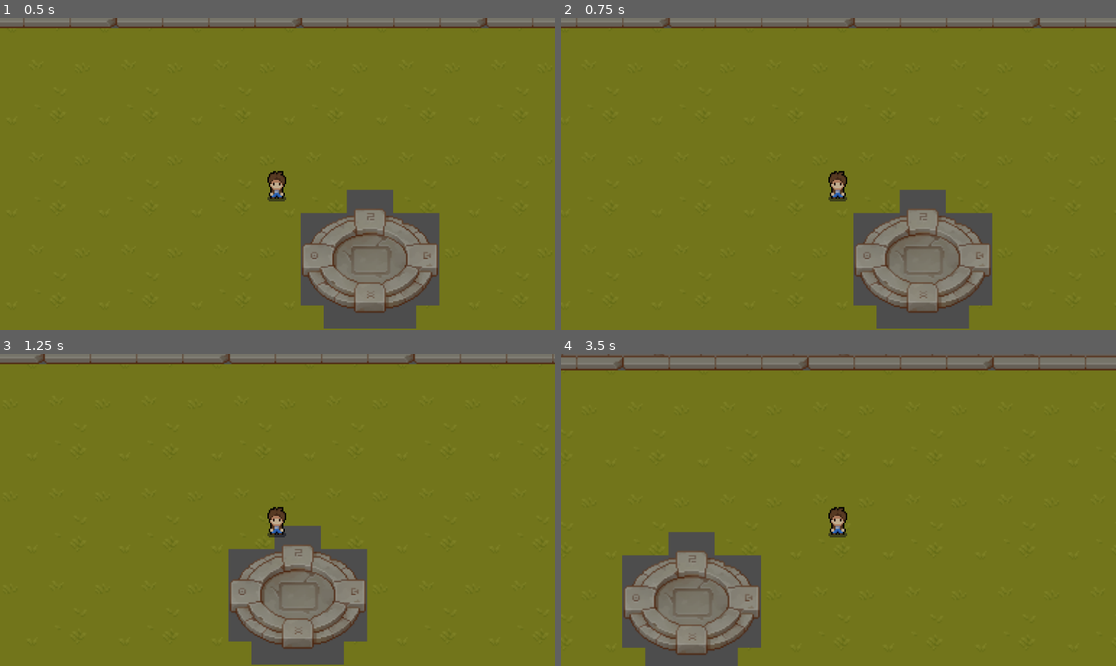
Above: before the commit, frames 1-4 (two rows, left to right).
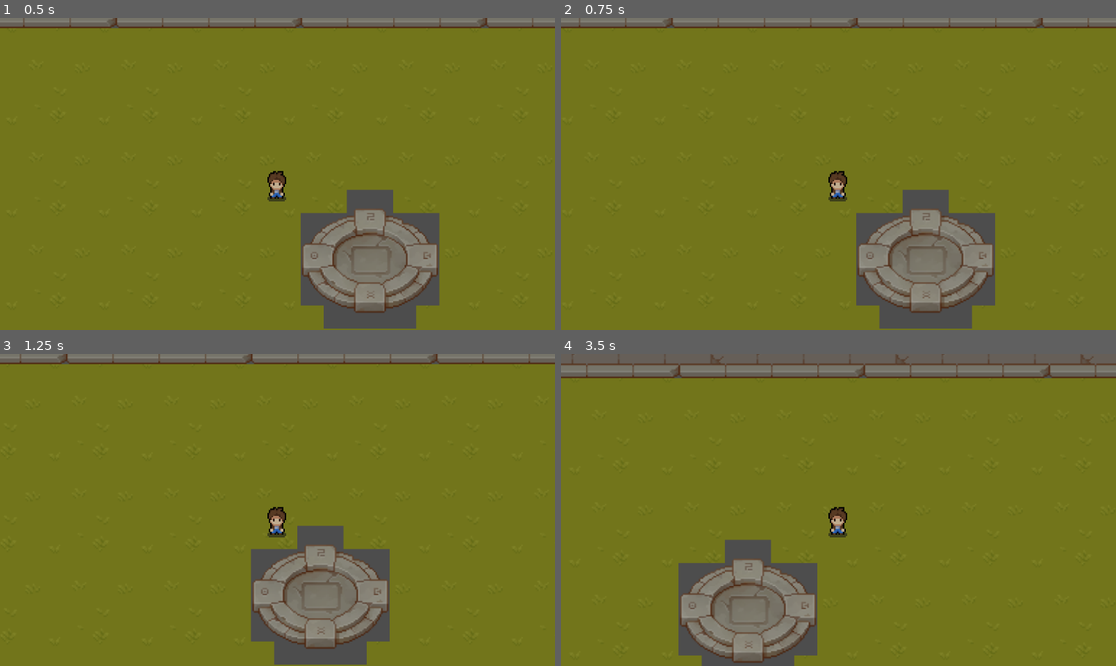
Above: after the commit, the same moments.

Repository: RyanB716/Unawoken
Game: Godot game, scene res://Game Management/GameManager.tscn
The game is run twice, just before and just after one commit, with the same random seed, the same clock (stepped at 60 frames per second) and the same inputs.
Inputs (mouse positions are in pixels of both pictures, inside the frame that each line leads up to):
- Up to frame 1 (0.5 s): no input
- Up to frame 2 (0.75 s): tap Enter at 0.5 s; move the mouse to (960, 158) at 0.52 s; hold D (Run_Right) from 0.53 s (still down); click (960, 158) at 0.6 s
- Up to frame 3 (1.25 s): keep holding D (Run_Right)
- Up to frame 4 (3.5 s): move the mouse to (727, 525) at 1.27 s; release D (Run_Right) at 1.28 s; hold S (Run_Down) 1.28-2.03 s; click (727, 525) at 1.35 s; move the mouse to (894, 441) at 2.02 s; hold D (Run_Right) 2.03-2.78 s; click (894, 441) at 2.1 s; move the mouse to (810, 572) at 2.77 s; hold W (Run_Up) from 2.78 s (still down); click (810, 572) at 2.85 s

Frame 1 is identical in both runs. In frame 2, 2.1% of the frame differs, in the area x 2-96%, y 0-100%; in frame 3, 7.0%; in frame 4, 16%, in the area x 0-100%, y 0-100%.

Commit message:
anim upadte

Diff:
--- a/Game Management/GameManager.tscn
+++ b/Game Management/GameManager.tscn
@@ -10,7 +10,9 @@
 [node name="Player" parent="." instance=ExtResource("2_t5728")]
 position = Vector2(288, 117)
 motion_mode = 1
-TopSpeed = 150.0
+TopSpeed = 125
+Acceleration = 1.5
+Deceleration = 17.0
 
 [node name="Camera2D" type="Camera2D" parent="Player"]
 zoom = Vector2(3, 3)
--- a/Player.gd
+++ b/Player.gd
@@ -4,34 +4,68 @@
 
 enum DirectionStates {Up, Down, Left, Right}
 enum MoveStates {Idle, Run}
-enum AttackStates {Idle, Attack1}
+enum AttackStates {NotAttacking, Attack1}
 
 var CurrentMoveState : int
 var CurrentDirection : int
 var CurrentAttackState : int
 
-@export var TopSpeed = 300.0
-@export var Acceleration = 1
-@export var Deceleration = 0.5
+var IsMoving = false
+
+@export var TopSpeed = 0
+@export var Acceleration = 0.0
+@export var Deceleration = 0.0
+
 var CurrentSpeed = 0
-var direction
+var HorizontalInput = 0
+var VerticalInput = 0
+var Direction = Vector2.ZERO
 
 func _ready():
 	CurrentMoveState = MoveStates.Idle
 	CurrentDirection = DirectionStates.Down
-	CurrentAttackState = AttackStates.Idle
+	CurrentAttackState = AttackStates.NotAttacking
+
+func _process(delta):
+	match CurrentDirection:
+		0:
+			if IsMoving:
+				$AnimationPlayer.play("Run_Up")
+			else:
+				$AnimationPlayer.play("Idle_Up")
+		1:
+			if IsMoving:
+				$AnimationPlayer.play("Run_Down")
+			else:
+				$AnimationPlayer.play("Idle_Down")
+		2:
+			if IsMoving:
+				$AnimationPlayer.play("Run_Left")
+			else:
+				$AnimationPlayer.play("Idle_Left")
+		3:
+			if IsMoving:
+				$AnimationPlayer.play("Run_Right")
+			else:
+				$AnimationPlayer.play("Idle_Right")
 
 func _physics_process(delta):
-	direction = Input.get_vector("Run_Left", "Run_Right", "Run_Up", "Run_Down")
-	if direction != Vector2(0,0):
+
+	IsMoving = Input.is_action_pressed("Run_Up") || Input.is_action_pressed("Run_Down") || Input.is_action_pressed("Run_Left") || Input.is_action_pressed("Run_Right")
+
+	if IsMoving:
+		HorizontalInput = int(Input.is_action_pressed("Run_Right")) - int(Input.is_action_pressed("Run_Left"))
+		VerticalInput = int(Input.is_action_pressed("Run_Down")) - int(Input.is_action_pressed("Run_Up"))
+
 		CurrentSpeed = lerpf(CurrentSpeed, TopSpeed, Acceleration * delta)
-		velocity = (direction * CurrentSpeed)
 		CurrentMoveState = MoveStates.Run
+
 	else:
 		CurrentSpeed = lerpf(CurrentSpeed, 0, Deceleration * delta)
 		CurrentMoveState = MoveStates.Idle
-		velocity = (direction * CurrentSpeed)
 
+	Direction = Vector2(HorizontalInput, VerticalInput).normalized()
+	velocity = (Direction * CurrentSpeed)
 	move_and_slide()
 	GetSpriteDirection()
 
@@ -39,7 +73,7 @@
 		Attack()
 
 func GetSpriteDirection():
-	match direction:
+	match Direction:
 		Vector2.DOWN:
 			CurrentDirection = DirectionStates.Down
 		Vector2.UP:
--- a/Player.tscn
+++ b/Player.tscn
@@ -55,35 +55,36 @@
 
 [sub_resource type="Animation" id="Animation_tt04w"]
 resource_name = "Idle_Down"
-length = 1.50001
-loop_mode = 1
-tracks/0/type = "value"
-tracks/0/imported = false
-tracks/0/enabled = true
-tracks/0/path = NodePath("Sprite:frame")
-tracks/0/interp = 1
-tracks/0/loop_wrap = true
-tracks/0/keys = {
-"times": PackedFloat32Array(0, 1.5),
-"transitions": PackedFloat32Array(1, 1),
-"update": 0,
-"values": [0, 5]
+length = 1.00001
+loop_mode = 1
+tracks/0/type = "value"
+tracks/0/imported = false
+tracks/0/enabled = true
+tracks/0/path = NodePath("Sprite:frame")
+tracks/0/interp = 1
+tracks/0/loop_wrap = true
+tracks/0/keys = {
+"times": PackedFloat32Array(0, 0.2, 0.4, 0.6, 0.8, 1),
+"transitions": PackedFloat32Array(1, 1, 1, 1, 1, 1),
+"update": 1,
+"values": [0, 1, 2, 3, 4, 5]
 }
 
 [sub_resource type="Animation" id="Animation_rmqv5"]
 resource_name = "Idle_Left"
-loop_mode = 1
-tracks/0/type = "value"
-tracks/0/imported = false
-tracks/0/enabled = true
-tracks/0/path = NodePath("Sprite:frame")
-tracks/0/interp = 1
-tracks/0/loop_wrap = true
-tracks/0/keys = {
-"times": PackedFloat32Array(0, 1),
-"transitions": PackedFloat32Array(1, 1),
-"update": 0,
-"values": [7, 11]
+length = 1.10001
+loop_mode = 1
+tracks/0/type = "value"
+tracks/0/imported = false
+tracks/0/enabled = true
+tracks/0/path = NodePath("Sprite:frame")
+tracks/0/interp = 1
+tracks/0/loop_wrap = true
+tracks/0/keys = {
+"times": PackedFloat32Array(0, 0.2, 0.4, 0.6, 0.8, 1),
+"transitions": PackedFloat32Array(1, 1, 1, 1, 1, 1),
+"update": 1,
+"values": [6, 7, 8, 9, 10, 11]
 }
 tracks/1/type = "value"
 tracks/1/imported = false
@@ -108,10 +109,22 @@
 tracks/0/interp = 1
 tracks/0/loop_wrap = true
 tracks/0/keys = {
-"times": PackedFloat32Array(0, 1),
-"transitions": PackedFloat32Array(1, 1),
-"update": 0,
-"values": [7, 11]
+"times": PackedFloat32Array(0, 0.2, 0.4, 0.6, 0.8, 1),
+"transitions": PackedFloat32Array(1, 1, 1, 1, 1, 1),
+"update": 1,
+"values": [6, 7, 8, 9, 10, 11]
+}
+tracks/1/type = "value"
+tracks/1/imported = false
+tracks/1/enabled = true
+tracks/1/path = NodePath("Sprite:flip_h")
+tracks/1/interp = 1
+tracks/1/loop_wrap = true
+tracks/1/keys = {
+"times": PackedFloat32Array(0),
+"transitions": PackedFloat32Array(1),
+"update": 1,
+"values": [false]
 }
 
 [sub_resource type="Animation" id="Animation_8f6o3"]
@@ -124,10 +137,10 @@
 tracks/0/interp = 1
 tracks/0/loop_wrap = true
 tracks/0/keys = {
-"times": PackedFloat32Array(0, 1),
-"transitions": PackedFloat32Array(1, 1),
-"update": 0,
-"values": [12, 17]
+"times": PackedFloat32Array(0, 0.2, 0.4, 0.6, 0.8, 1),
+"transitions": PackedFloat32Array(1, 1, 1, 1, 1, 1),
+"update": 1,
+"values": [12, 13, 14, 15, 16, 17]
 }
 
 [sub_resource type="Animation" id="Animation_5ufst"]
@@ -213,8 +226,20 @@
 tracks/0/keys = {
 "times": PackedFloat32Array(0, 1),
 "transitions": PackedFloat32Array(1, 1),
-"update": 0,
+"update": 1,
 "values": [24, 29]
+}
+tracks/1/type = "value"
+tracks/1/imported = false
+tracks/1/enabled = true
+tracks/1/path = NodePath("Sprite:flip_h")
+tracks/1/interp = 1
+tracks/1/loop_wrap = true
+tracks/1/keys = {
+"times": PackedFloat32Array(0),
+"transitions": PackedFloat32Array(1),
+"update": 1,
+"values": [false]
 }
 
 [sub_resource type="Animation" id="Animation_pki1k"]
@@ -249,10 +274,44 @@
 "Run_Up": SubResource("Animation_pki1k")
 }
 
+[sub_resource type="AnimationNodeBlendSpace2D" id="AnimationNodeBlendSpace2D_tnktl"]
+
+[sub_resource type="AnimationNodeAnimation" id="AnimationNodeAnimation_8h6s6"]
+animation = &"Idle_Left"
+
+[sub_resource type="AnimationNodeAnimation" id="AnimationNodeAnimation_pw4mr"]
+animation = &"Idle_Right"
+
+[sub_resource type="AnimationNodeAnimation" id="AnimationNodeAnimation_mf25r"]
+animation = &"Idle_Up"
+
+[sub_resource type="AnimationNodeAnimation" id="AnimationNodeAnimation_v4hoi"]
+animation = &"Idle_Down"
+
+[sub_resource type="AnimationNodeBlendSpace2D" id="AnimationNodeBlendSpace2D_c26p5"]
+blend_point_0/node = SubResource("AnimationNodeAnimation_8h6s6")
+blend_point_0/pos = Vector2(-1, 0)
+blend_point_1/node = SubResource("AnimationNodeAnimation_pw4mr")
+blend_point_1/pos = Vector2(1, 0)
+blend_point_2/node = SubResource("AnimationNodeAnimation_mf25r")
+blend_point_2/pos = Vector2(0, 1)
+blend_point_3/node = SubResource("AnimationNodeAnimation_v4hoi")
+blend_point_3/pos = Vector2(0, -1)
+blend_mode = 1
+
+[sub_resource type="AnimationNodeBlendSpace2D" id="AnimationNodeBlendSpace2D_vm4bk"]
+
+[sub_resource type="AnimationNodeStateMachine" id="AnimationNodeStateMachine_2lvlg"]
+states/Attack/node = SubResource("AnimationNodeBlendSpace2D_tnktl")
+states/Attack/position = Vector2(568, 175)
+states/Idle/node = SubResource("AnimationNodeBlendSpace2D_c26p5")
+states/Idle/position = Vector2(394, 100)
+states/Run/node = SubResource("AnimationNodeBlendSpace2D_vm4bk")
+states/Run/position = Vector2(568, 54)
+
 [node name="Player" type="CharacterBody2D"]
 script = ExtResource("1_t65ic")
-TopSpeed = 250.0
-Acceleration = 2
+TopSpeed = 200
 
 [node name="Sprite" type="Sprite2D" parent="."]
 texture_filter = 1
@@ -269,3 +328,11 @@
 libraries = {
 "": SubResource("AnimationLibrary_8gsv8")
 }
+
+[node name="AnimationTree" type="AnimationTree" parent="."]
+tree_root = SubResource("AnimationNodeStateMachine_2lvlg")
+anim_player = NodePath("../AnimationPlayer")
+active = true
+parameters/Attack/blend_position = Vector2(0, 0)
+parameters/Idle/blend_position = Vector2(0.00160003, -0.0567685)
+parameters/Run/blend_position = Vector2(0, 0)
Not shown: 1 places in Player.tscn that only renumber resources
